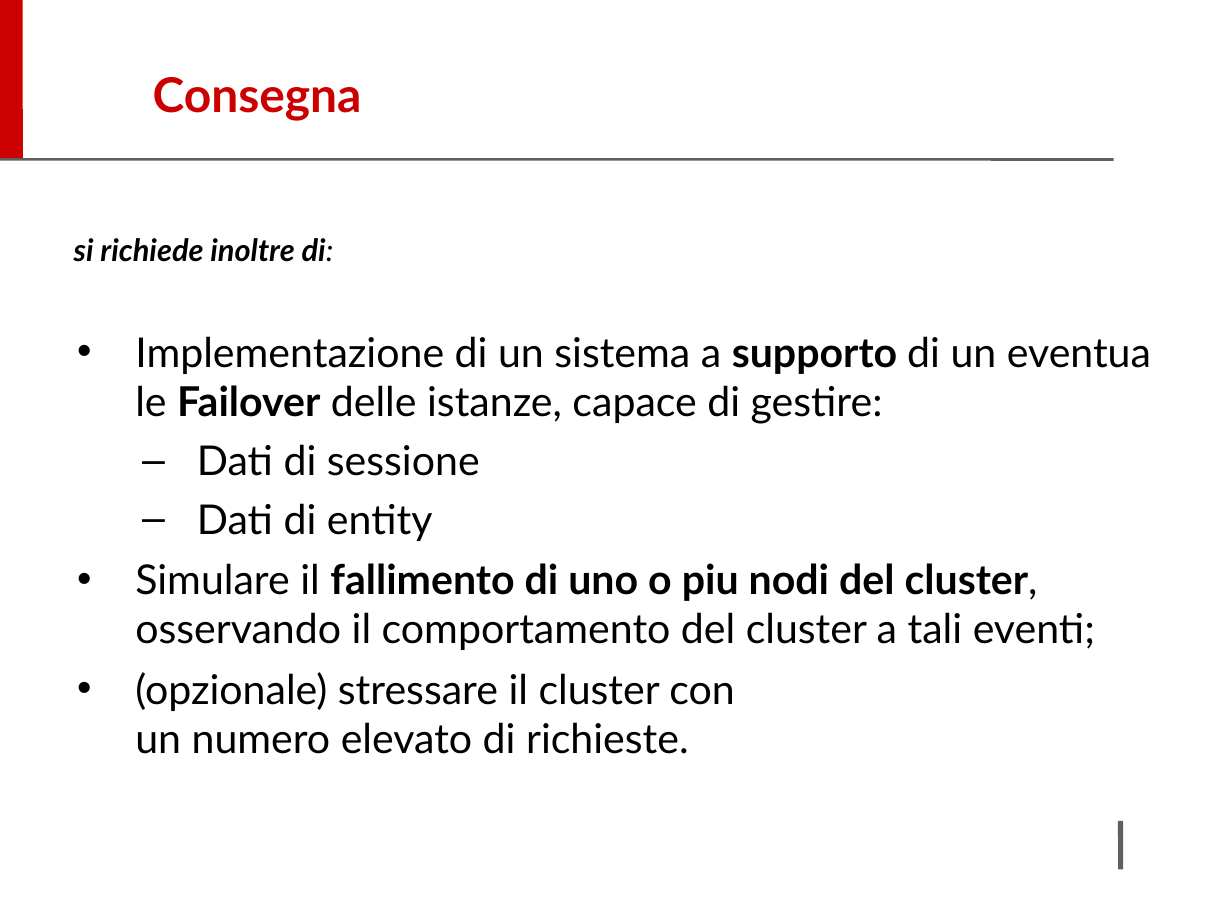
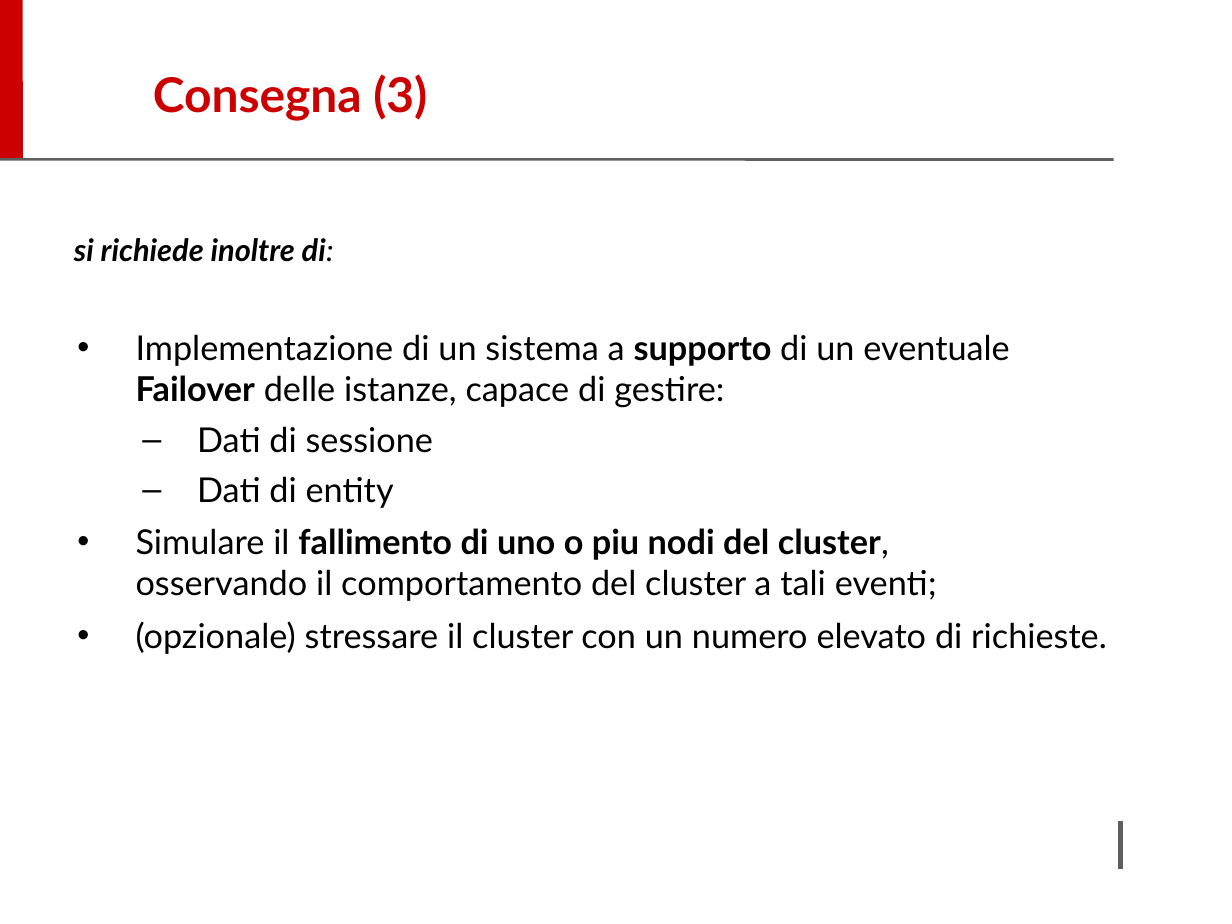
Before and after one commit to alebov/Ex-03-Wildfly, a slide deck: slide 7 of Esercitazione SD-M III.pptx (slide 6 before the commit). Drawn at 1232x924 pixels with LibreOffice and Linux fonts; fonts in the diff are those of the drawing; background and template pictures are left out. Boxes give left, top, right and bottom in pixels: in the first picture for what was removed or moved away, otherwise in the second. Text is boxed around its words. In the diff, an @@ line names an element or a change of style, - is before the commit and + after.

```diff
--- a/Esercitazione SD-M III.pptx
+++ b/Esercitazione SD-M III.pptx
@@ title at (153, 74, 427, 121): text changed @@
-Consegna
+Consegna (3)
@@ text at (136, 334, 1107, 654): size 24 to 20 pt @@
```
Also in this commit, not shown: 9 other slides changed, 1 slide added.
